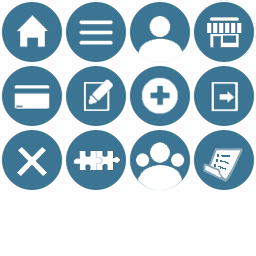
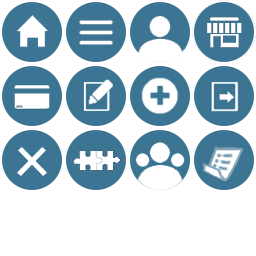
Layer changes from the first 256px x 256px image to the second:
added layer "Layer 11" above "Shape 15" over [202, 152, 234, 181]
painted on "Shape 15" over [203, 163, 234, 182]
painted on "Layer 10" over [205, 165, 221, 178]
showed "Layer 8" over [202, 145, 243, 179]
